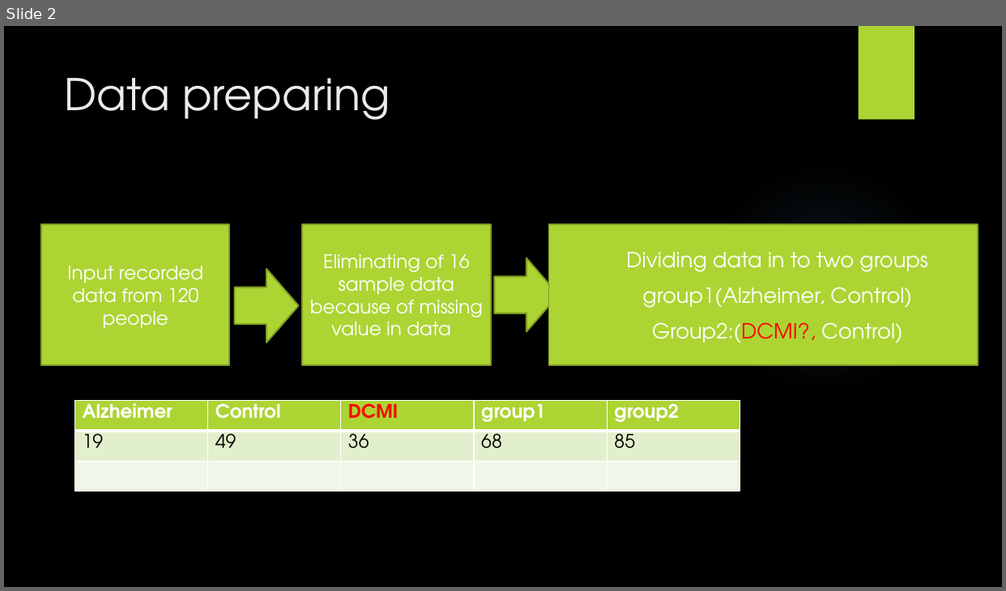
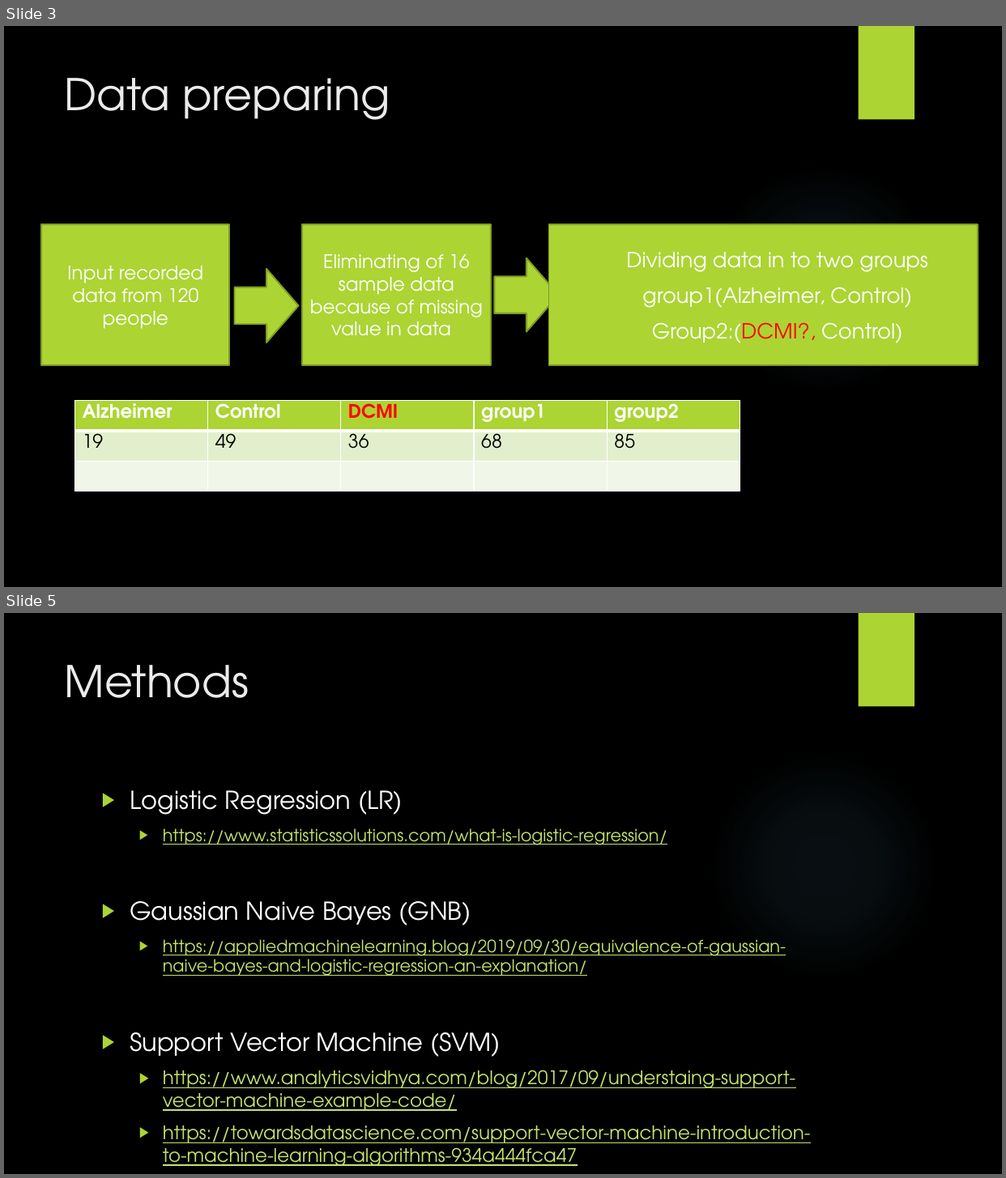
Before and after one commit to aminkhod/Eye_tracking-Neuroscience, a slide deck: Eye track Analysis Diagram.pptx. Shown one above the other, each under a label of ours: slide 2 before the commit, slides 3 and 5 after it; the slides between them are not shown. The pictures are 1006x591 and 1006x1178 pixels, drawn with LibreOffice and Linux fonts; fonts in the diff are those of the drawing; background and template pictures are left out. Boxes give left, top, right and bottom in pixels: in the first picture for what was removed or moved away, otherwise in the second. Text is boxed around its words. In the diff, an @@ line names an element or a change of style, - is before the commit and + after.

```diff
--- a/Eye track Analysis Diagram.pptx
+++ b/Eye track Analysis Diagram.pptx
@@ slide 5 added at box(4, 613, 1002, 1174), background picture (left out); not listed: 2 template elements that a slide beside it also shows @@
@@ title added at box(65, 665, 249, 698), 42 pt, text #EBEBEB @@
+Methods
@@ text added at box(130, 790, 811, 1166), 17.9 pt, text #C4E46E, underline @@
+▶ Logistic Regression (LR)
+  ▶ https://www.statisticssolutions.com/what-is-logistic-regression/
+▶ Gaussian Naive Bayes (GNB)
+  ▶ https://appliedmachinelearning.blog/2019/09/30/equivalence-of-gaussian-naive-bayes-and-logistic-regression-an-explanation/
+▶ Support Vector Machine (SVM)
+  ▶ https://www.analyticsvidhya.com/blog/2017/09/understaing-support-vector-machine-example-code/
+  ▶ https://towardsdatascience.com/support-vector-machine-introduction-to-machine-learning-algorithms-934a444fca47
@@ what was slide 2 is now slide 3 @@
```
Also in this commit, not shown: 6 other slides added.
